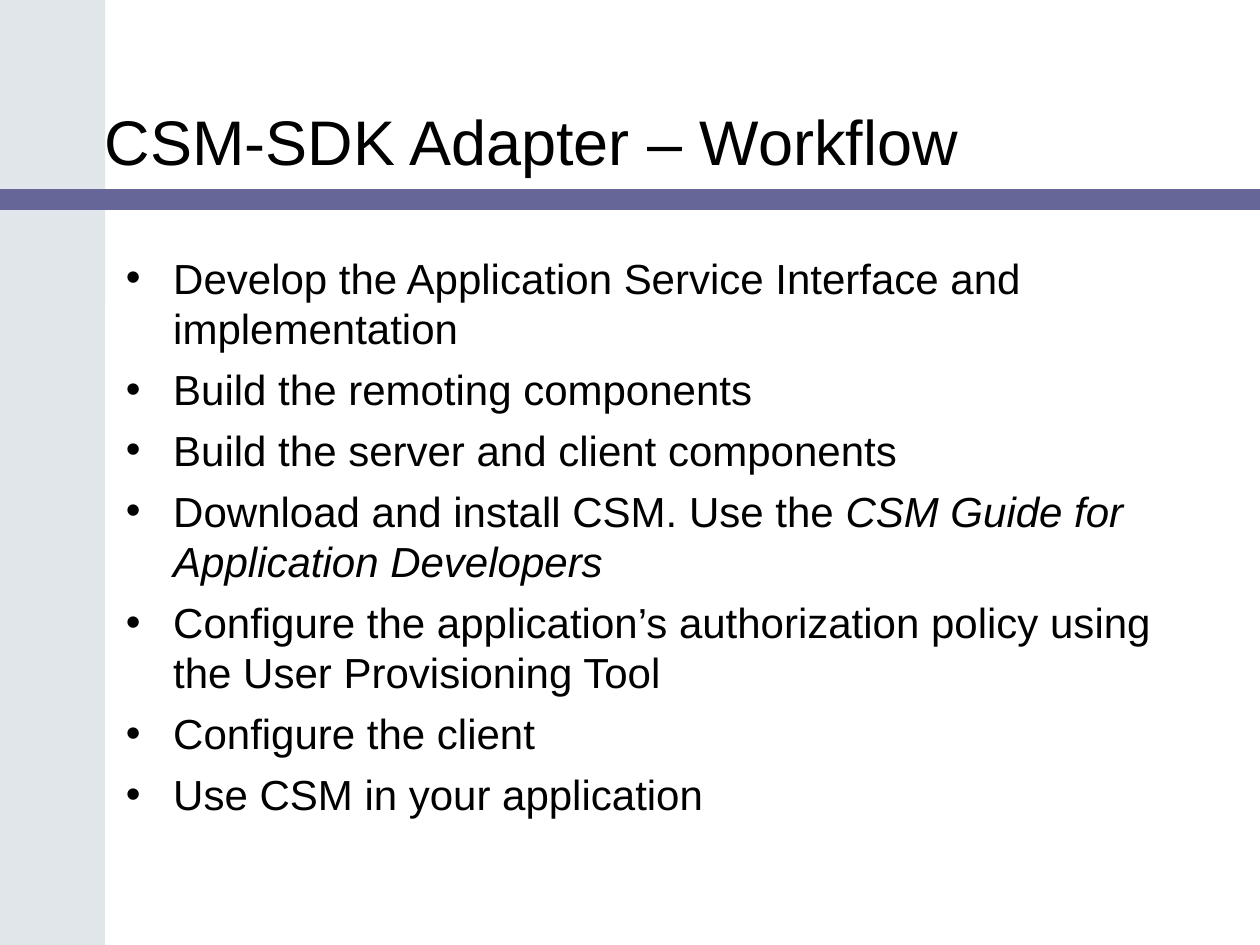
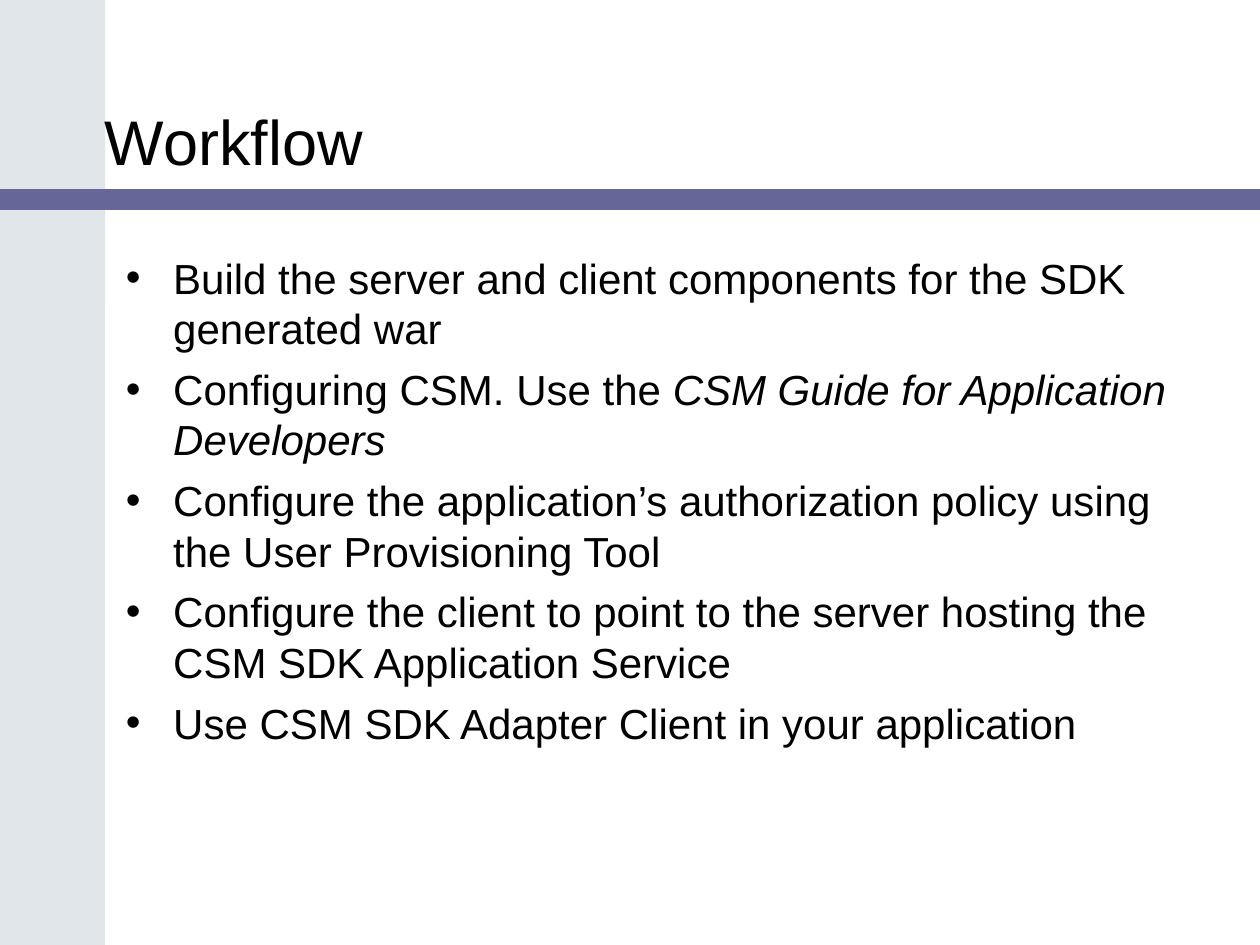
Before and after one commit to CBIIT/common-security-module-docs, a slide deck: slide 12 of Presentations/SDK_Bootcamp_CSM_v1.ppt (slide 16 before the commit). Drawn at 1260x945 pixels with LibreOffice and Linux fonts; fonts in the diff are those of the drawing; background and template pictures are left out. Boxes give left, top, right and bottom in pixels: in the first picture for what was removed or moved away, otherwise in the second. Text is boxed around its words. In the diff, an @@ line names an element or a change of style, - is before the commit and + after.

```diff
--- a/Presentations/SDK_Bootcamp_CSM_v1.ppt
+++ b/Presentations/SDK_Bootcamp_CSM_v1.ppt
@@ title at [105, 119, 363, 166]: text changed @@
-CSM-SDK Adapter – Workflow
+Workflow
@@ text at [173, 263, 1166, 464]: text changed @@
-• Develop the Application Service Interface and implementation
-• Build the remoting components
-• Build the server and client components
-• Download and install CSM. Use the CSM Guide for Application Developers
+• Build the server and client components for the SDK generated war
+• Configuring CSM. Use the CSM Guide for Application Developers
@@ text at [173, 596, 1146, 747]: text changed @@
-• Configure the client
-• Use CSM in your application
+• Configure the client to point to the server hosting the CSM SDK Application Service
+• Use CSM SDK Adapter Client in your application
```
Also in this commit, not shown: 8 other slides changed, 11 slides added, 11 slides removed, 1 other file.
